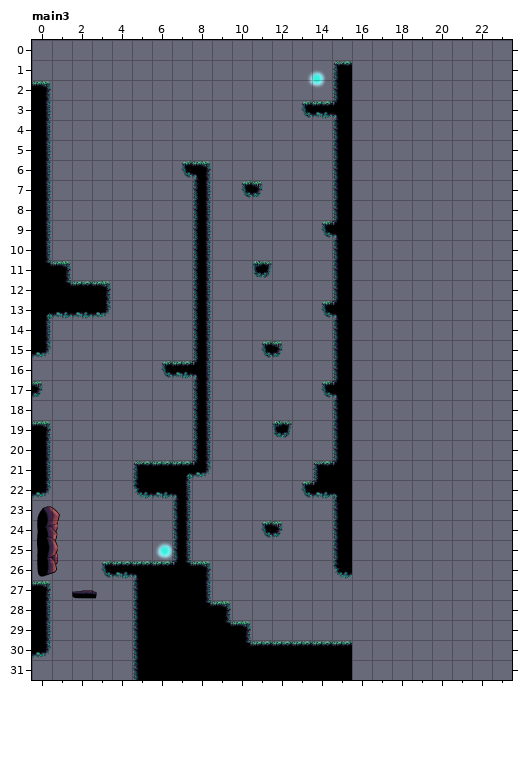
LDtk project: asset/data/in.ldtk. Above, as it was before the edit.
Cells are 50x50 px. Shown: main3 x 0..23, y 0..31. The commit also changed other parts of the map, which this record leaves out. The old version is drawn lined up with the new one.
After:
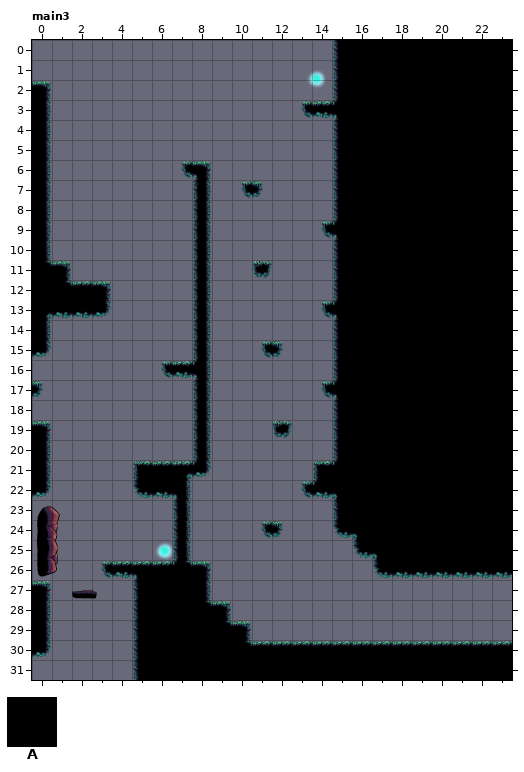
Key: from "background": A 1 "Ground".
_ is an empty cell.
Edits made:
map size 16x32 -> 24x32 cells
Layer "background":
y 0: x 15..23 _________ -> AAAAAAAAA
y 1..24: x 16..23 ________ -> AAAAAAAA
y 25: x 15..23 A________ -> _AAAAAAAA
y 26: x 15 A -> _; x 17..23 _______ -> AAAAAAA
y 30..31: x 16..23 ________ -> AAAAAAAA
